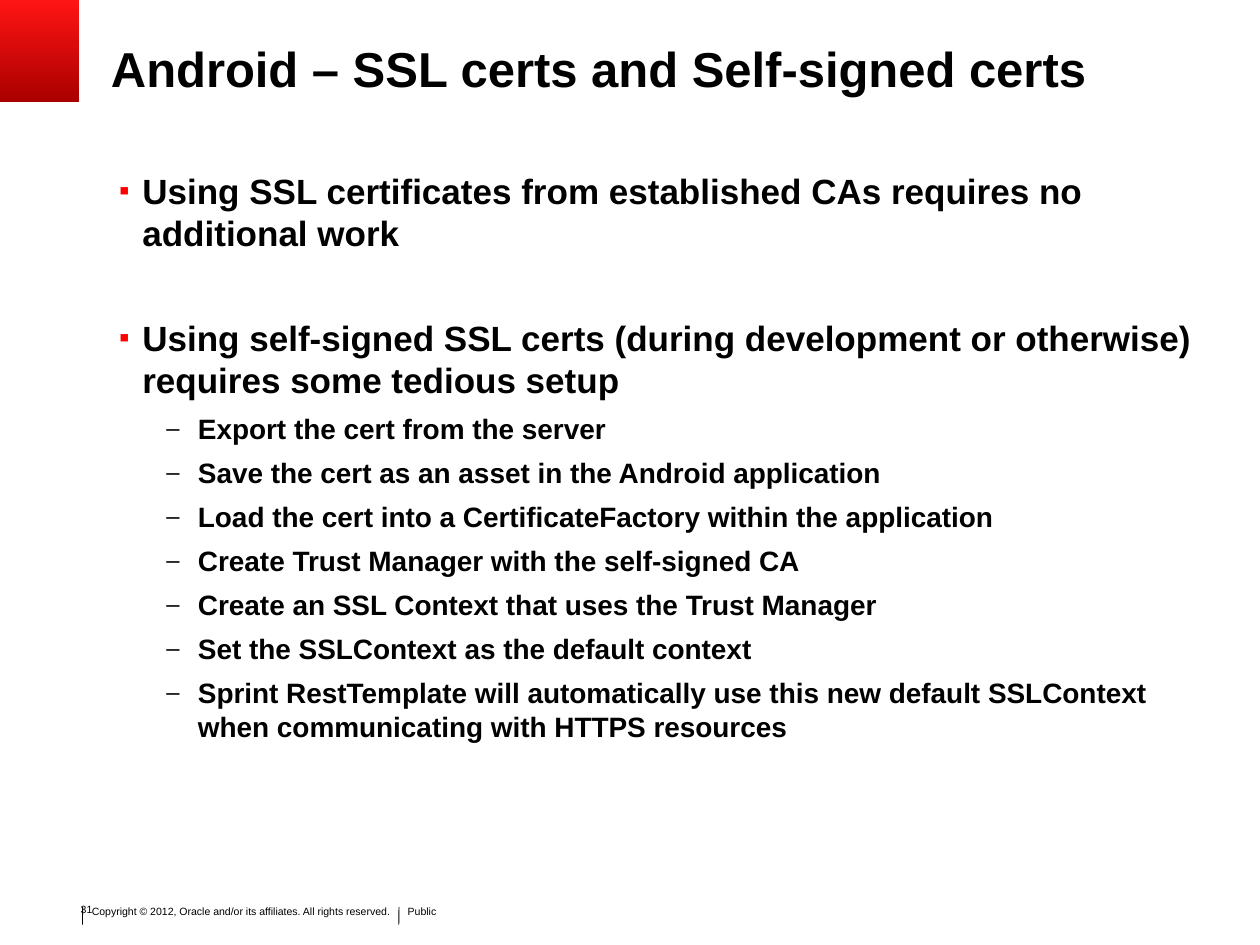
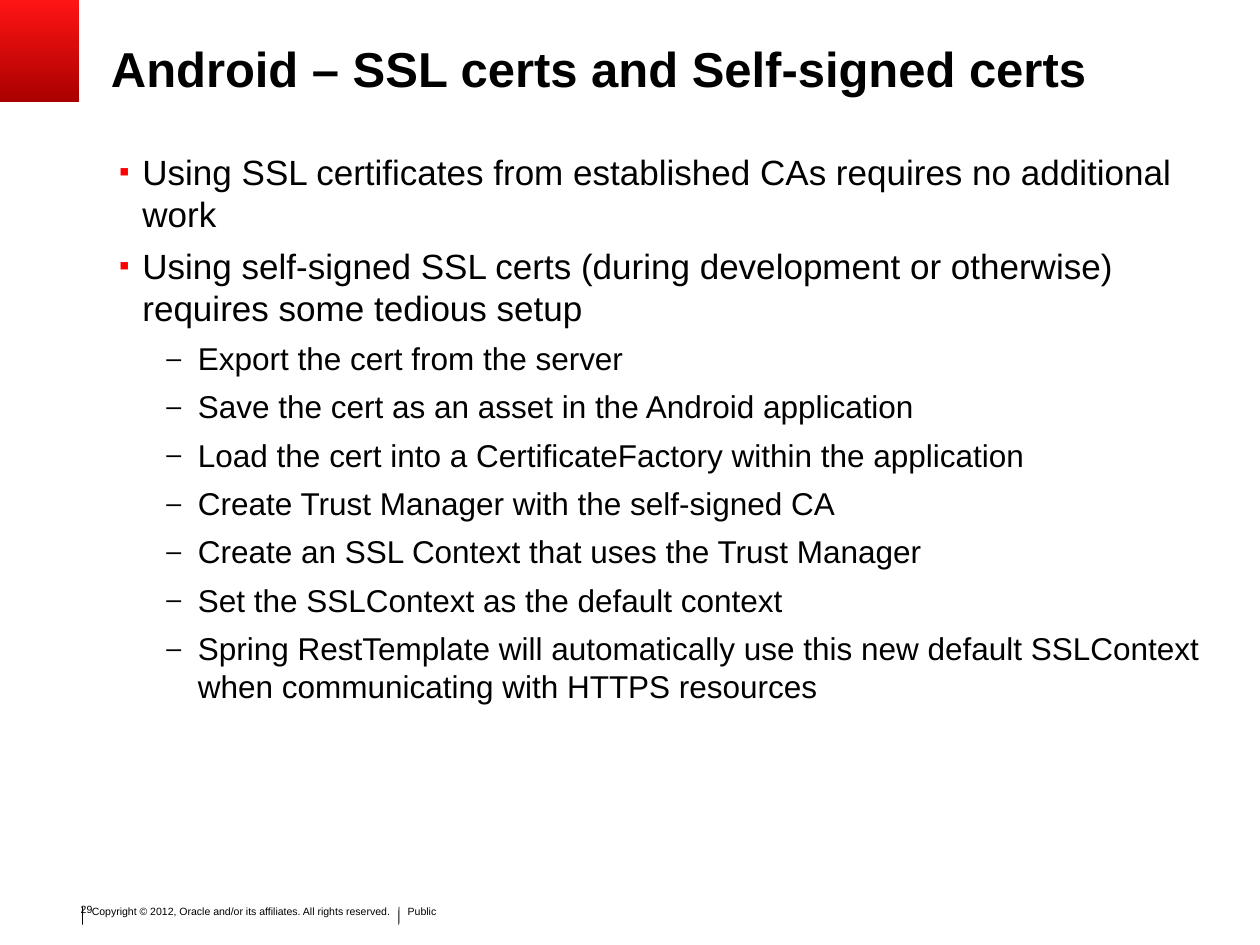
Before and after one commit to SoryBalde/javaee-mobile, a slide deck: slide 29 of javaee_mobile.ppt (slide 31 before the commit). Drawn at 1260x945 pixels with LibreOffice and Linux fonts; fonts in the diff are those of the drawing; background and template pictures are left out. Boxes give left, top, right and bottom in pixels: in the first picture for what was removed or moved away, otherwise in the second. Text is boxed around its words. In the diff, an @@ line names an element or a change of style, - is before the commit and + after.

```diff
--- a/javaee_mobile.ppt
+++ b/javaee_mobile.ppt
@@ text "Using SSL certificates from established ...": place and size @@
-text "Using SSL certificates from established ..." at <box>142,178,1190,742</box>
+text "Using SSL certificates from established ..." at <box>142,159,1199,704</box>
@@ text at <box>142,159,1171,613</box>: bold off in "Using SSL certificates from established CAs requires ...", "Using self-signed SSL certs (during development or ...", "Export the cert from the server", "Save the cert as an asset in ..." and 4 more places; size 16 to 18 pt in "Export the cert from the server", "Save the cert as an asset in ...", "Load the cert into a CertificateFactory within ...", "Create Trust Manager with the self-signed CA" and 2 more places @@
@@ text at <box>198,637,1199,704</box>: text changed; size 16 to 18 pt; bold off @@
-  – Sprint RestTemplate will automatically use this new default SSLContext when communicating with HTTPS resources
+  – Spring RestTemplate will automatically use this new default SSLContext when communicating with HTTPS resources
@@ page number at <box>81,905,93,916</box>: text changed @@
-31
+29
```
Also in this commit, not shown: 31 other slides changed, 6 slides added, 6 slides removed.
